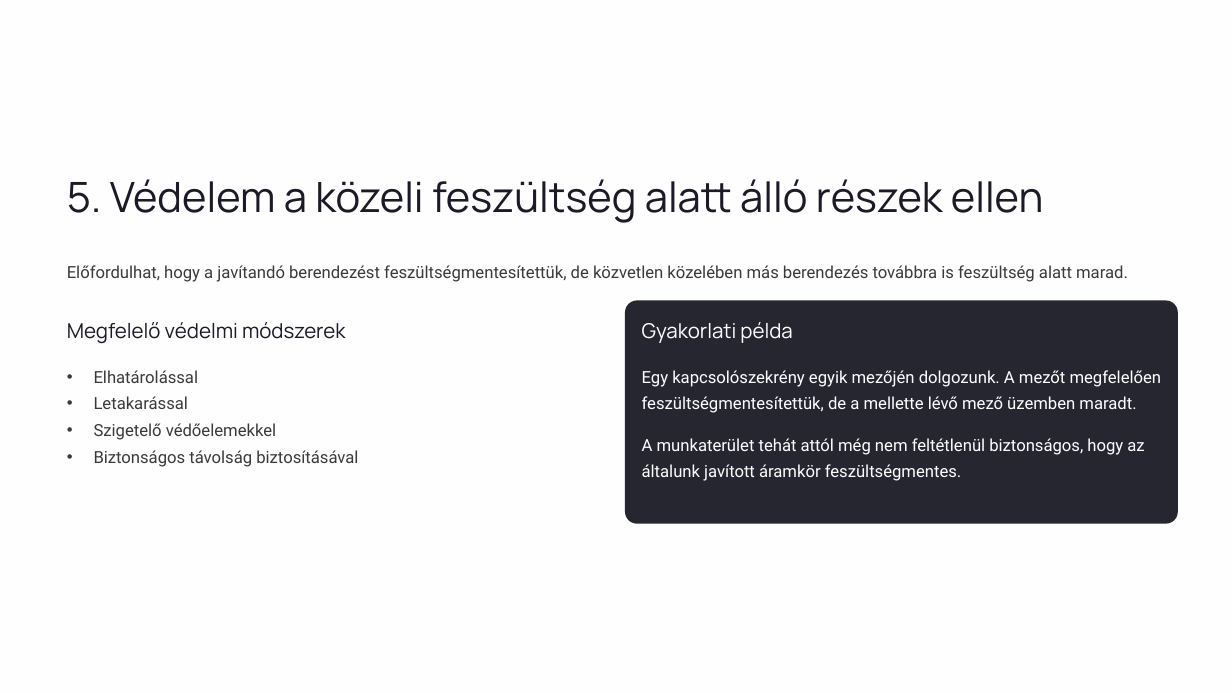
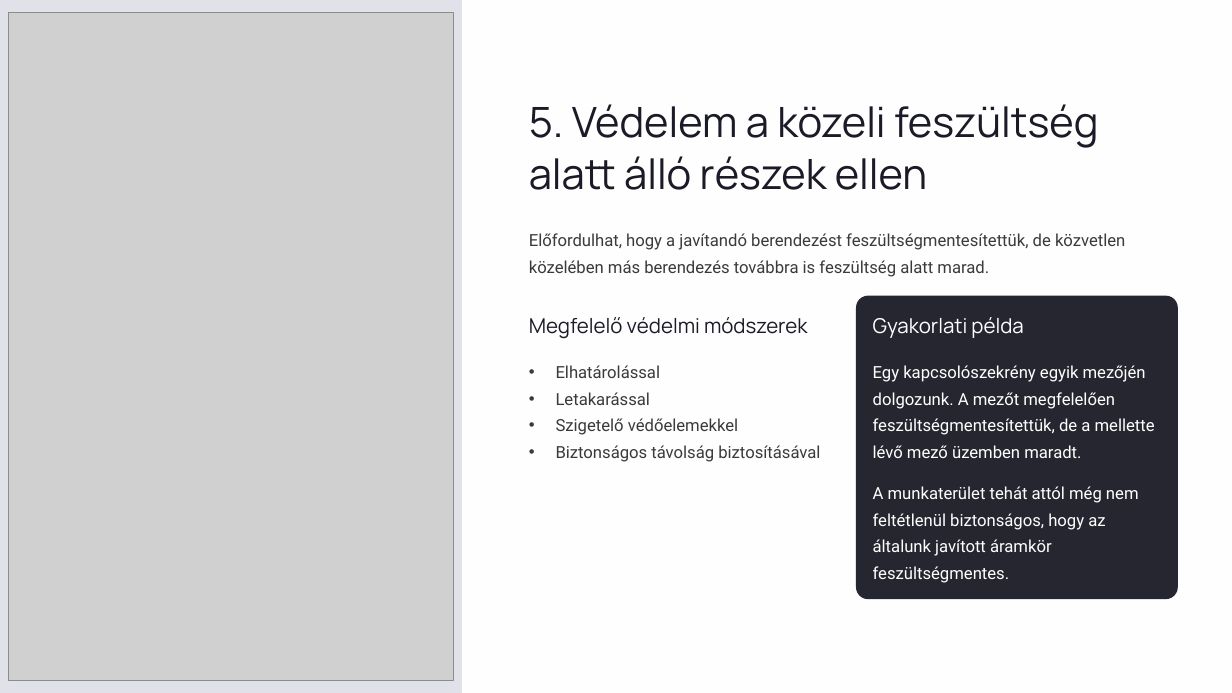
Before and after one commit to zsfazekas65-stack/IAP, a slide deck: slide 10 of ppt/villamosszereles11/03_het.pptx. Drawn at 1232x693 pixels with LibreOffice and Linux fonts; fonts in the diff are those of the drawing; grey boxes stand for pictures. Boxes give left, top, right and bottom in pixels: in the first picture for what was removed or moved away, otherwise in the second. Text is boxed around its words. In the diff, an @@ line names an element or a change of style, - is before the commit and + after.

```diff
--- a/ppt/villamosszereles11/03_het.pptx
+++ b/ppt/villamosszereles11/03_het.pptx
@@ rectangle added at [0,0,462,693], fill #E1E1EA @@
@@ picture added at [8,13,454,681] @@
@@ text "5. Védelem a közeli feszültség ..." rewrapped from [67,179,1043,223] to [529,104,1098,190] @@
@@ text "Előfordulhat, hogy a javítandó berendezést ..." rewrapped from [67,265,1128,282] to [529,233,1125,277] @@
@@ rounded rectangle: place and size @@
-rounded rectangle at [625,300,1177,524]
+rounded rectangle at [856,296,1177,599]
@@ rounded rectangle at [856,296,1177,599]: proportions changed @@
@@ text "Megfelelő védelmi módszerek": place and size @@
-text "Megfelelő védelmi módszerek" at [67,322,346,344]
+text "Megfelelő védelmi módszerek" at [529,317,808,339]
@@ text "Gyakorlati példa": place and size @@
-text "Gyakorlati példa" at [642,322,792,343]
+text "Gyakorlati példa" at [873,317,1023,338]
@@ text "Elhatárolással": place and size @@
-text "Elhatárolással" at [94,370,358,467]
+text "Elhatárolással" at [556,365,820,462]
@@ text "Egy kapcsolószekrény egyik mezőjén dolgozunk. ..." rewrapped from [642,370,1162,481] to [873,365,1155,583] @@
```
Also in this commit, not shown: 16 other slides changed.
